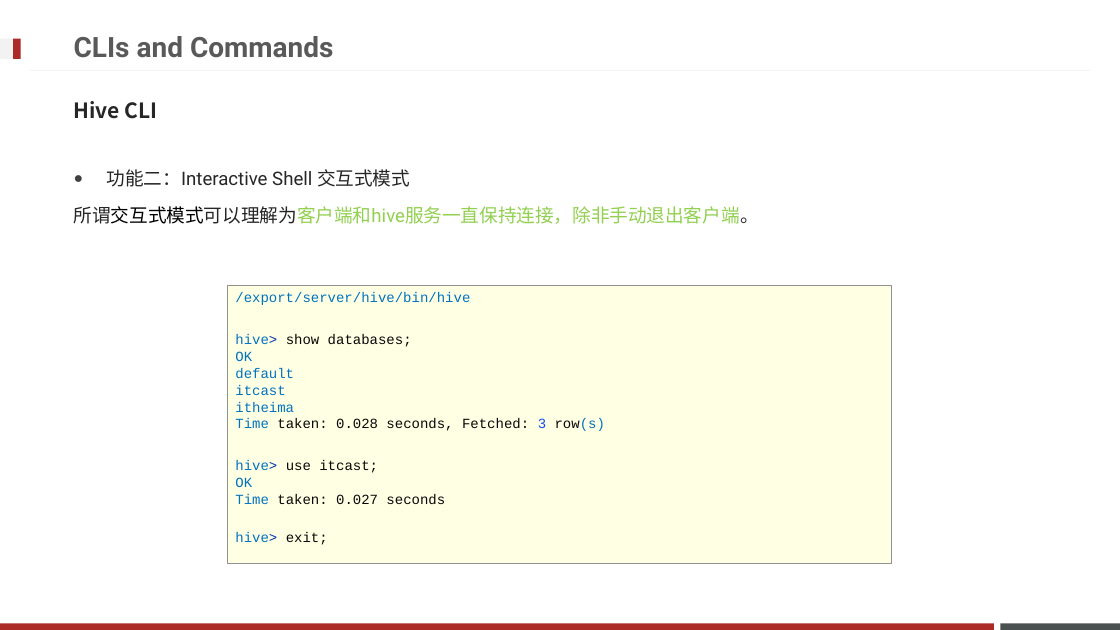
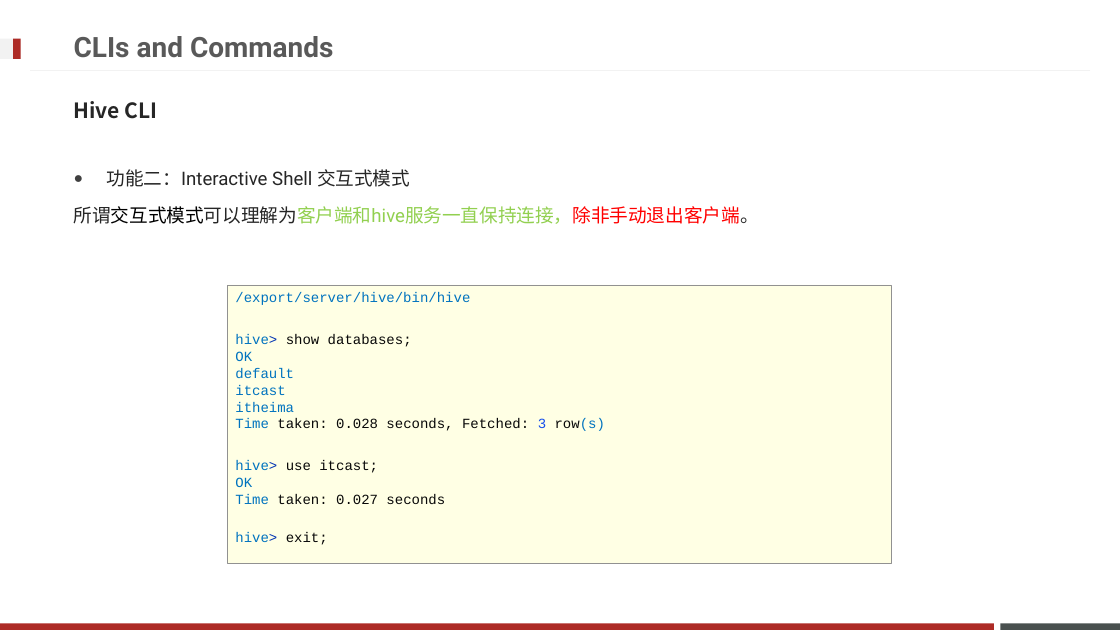
Before and after one commit to Legolas9999/big_data, a slide deck: slide 69 of Hadoop/大数据离线阶段--07(Hive DQL语法).pptx. Drawn at 1120x630 pixels with LibreOffice and Linux fonts; fonts in the diff are those of the drawing; background and template pictures are left out. Boxes give left, top, right and bottom in pixels: in the first picture for what was removed or moved away, otherwise in the second. Text is boxed around its words. In the diff, an @@ line names an element or a change of style, - is before the commit and + after.

```diff
--- a/Hadoop/大数据离线阶段--07(Hive DQL语法).pptx
+++ b/Hadoop/大数据离线阶段--07(Hive DQL语法).pptx
@@ text at [74, 206, 759, 224]: text colour #92D050 to #FF0000 in "所谓交互式模式可以理解为客户端和hive服务一直保持连接，除非手动退出客户端。" @@
```
Also in this commit, not shown: 19 other slides changed.
